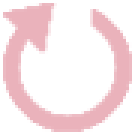
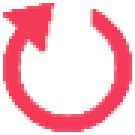
Layered file, before and after one edit (135 × 135). Changes by layer:
showed "레이어 1" over (3, 3, 132, 132)
